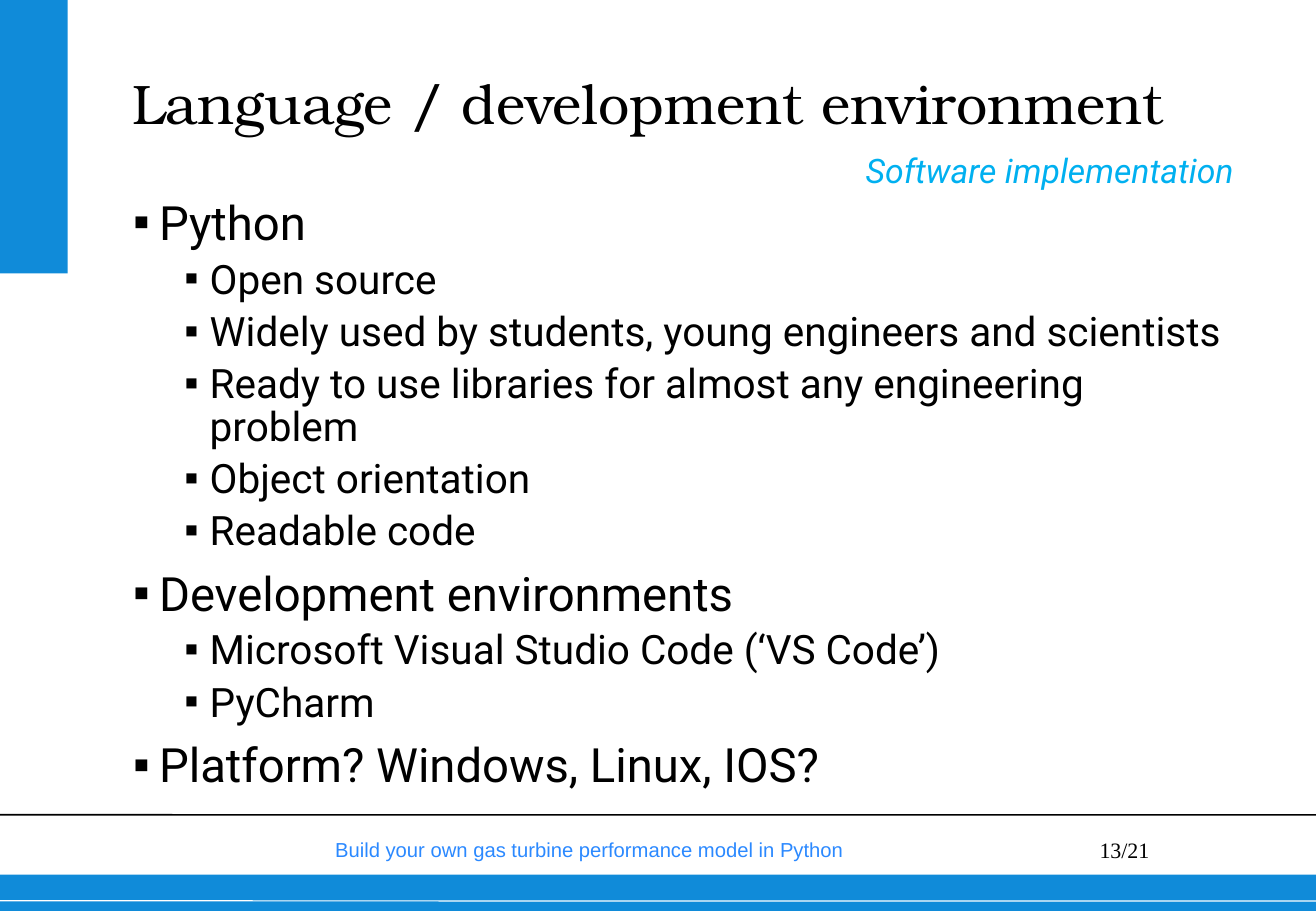
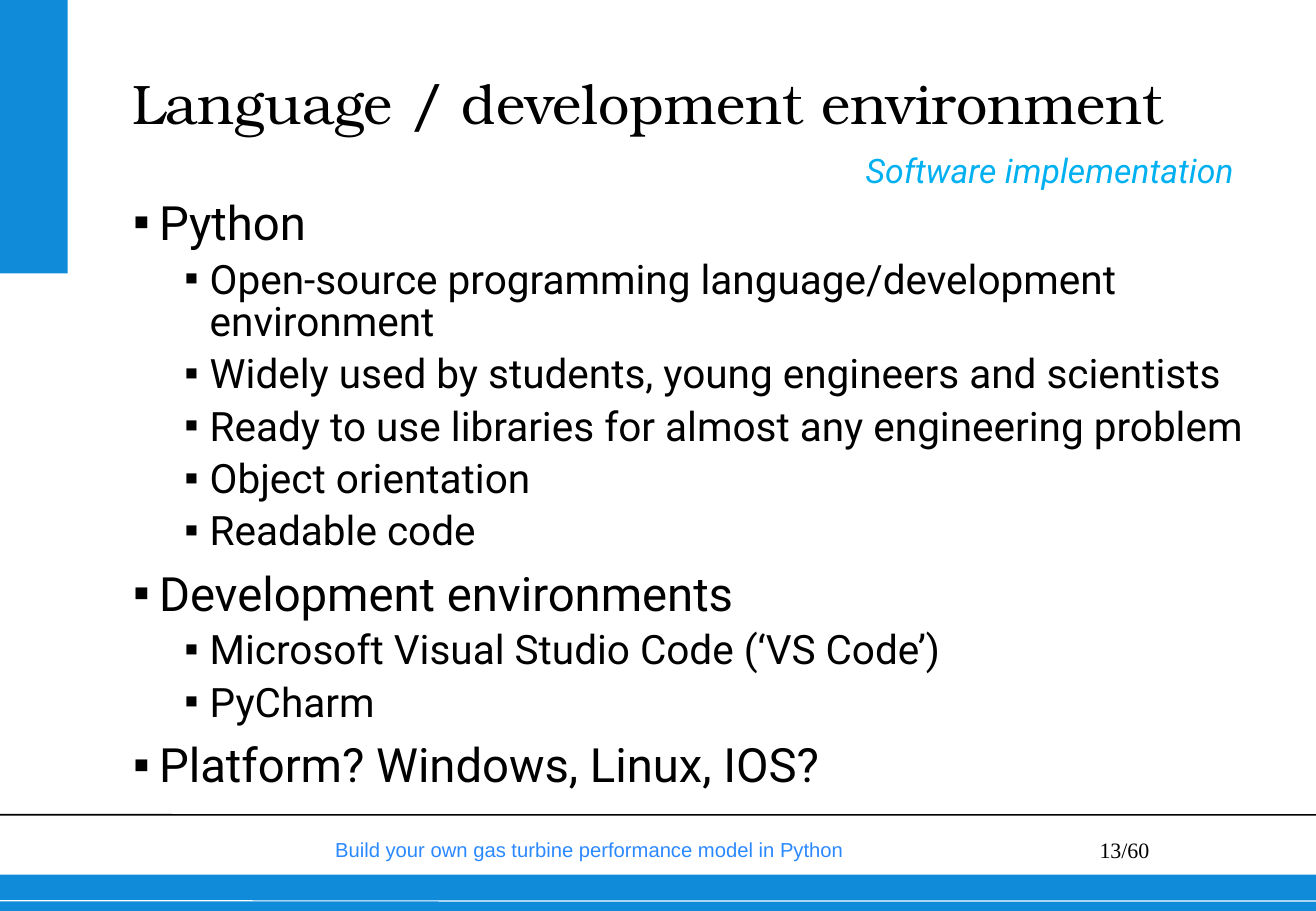
Before and after one commit to wvisser1958/GSPy, a slide deck: slide 13 of doc/Build your own gas turbine performance model from scratch.pptx. Drawn at 1316x911 pixels with LibreOffice and Linux fonts; fonts in the diff are those of the drawing; background and template pictures are left out. Boxes give left, top, right and bottom in pixels: in the first picture for what was removed or moved away, otherwise in the second. Text is boxed around its words. In the diff, an @@ line names an element or a change of style, - is before the commit and + after.

```diff
--- a/doc/Build your own gas turbine performance model from scratch.pptx
+++ b/doc/Build your own gas turbine performance model from scratch.pptx
@@ text at [210,263,1116,337]: text changed @@
-  ▪ Open source
+  ▪ Open-source programming language/development environment
@@ page number at [1100,843,1150,859]: text changed @@
-13/21
+13/60
```
Also in this commit, not shown: 11 other slides changed, 15 slides added, 29 slides removed, 2 other files.
